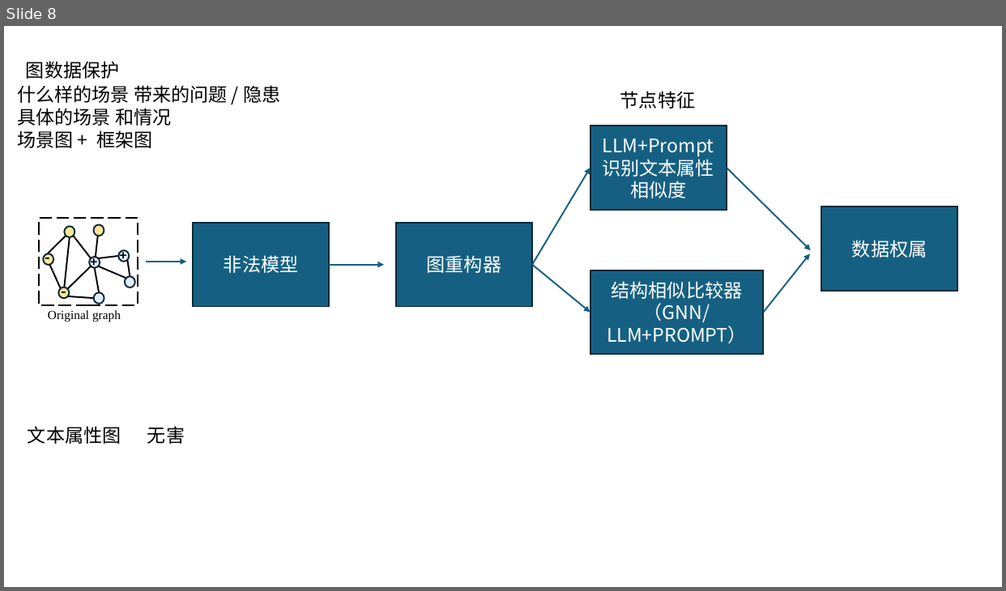
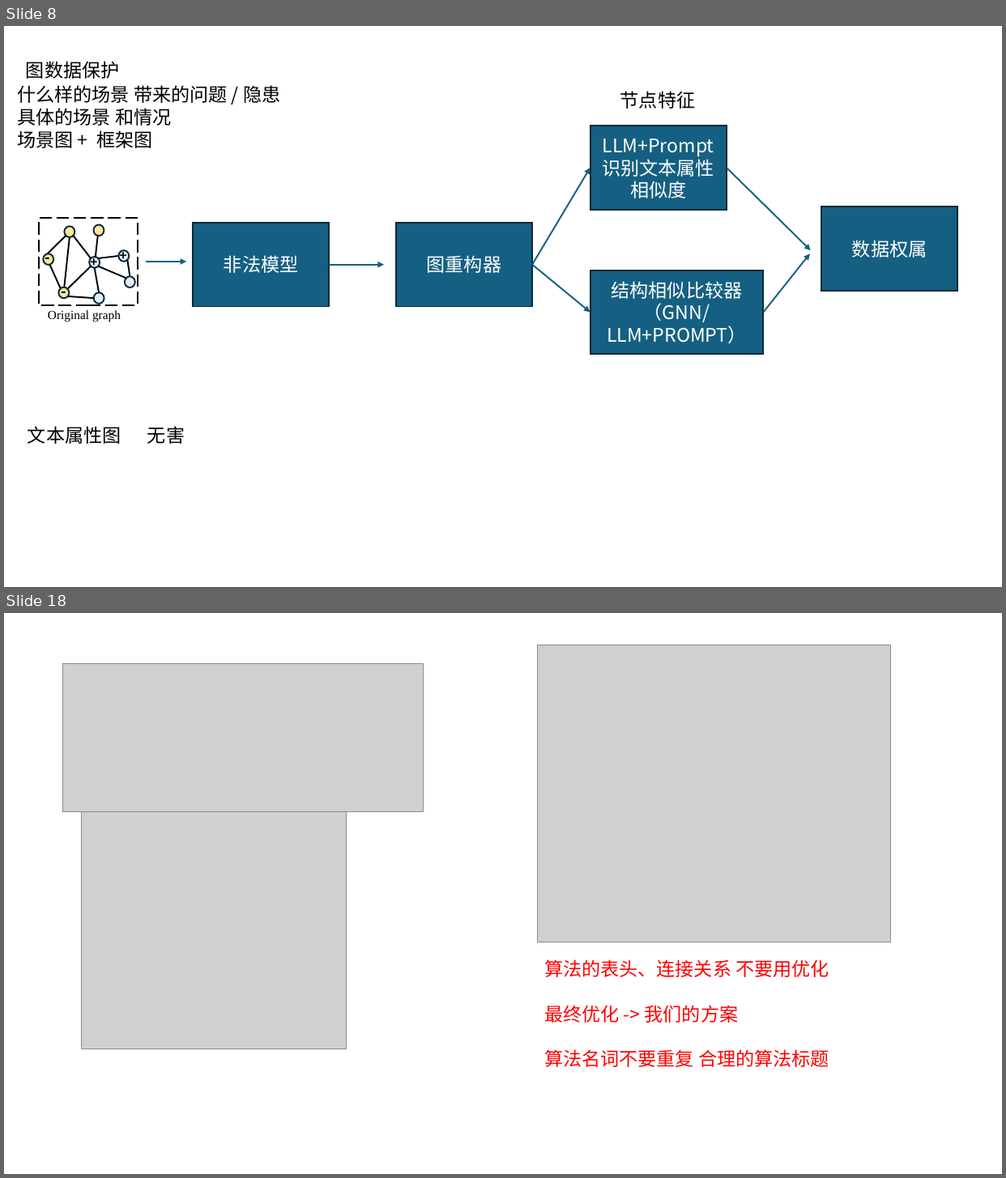
Before and after one commit to renhai1/text-graph-dov, a slide deck: 2025-08-14.pptx. Shown one above the other, each under a label of ours: slide 8 before the commit, slides 8 and 18 after it; the slides between them are not shown. The pictures are 1006x591 and 1006x1178 pixels, drawn with LibreOffice and Linux fonts; fonts in the diff are those of the drawing; grey boxes stand for pictures. Boxes give left, top, right and bottom in pixels: in the first picture for what was removed or moved away, otherwise in the second. Text is boxed around its words. In the diff, an @@ line names an element or a change of style, - is before the commit and + after.

```diff
--- a/2025-08-14.pptx
+++ b/2025-08-14.pptx
@@ slide 18 added at (4, 613, 1002, 1174), background #FFFFFF @@
@@ picture added at (537, 645, 891, 943) @@
@@ picture added at (62, 663, 424, 811) @@
@@ picture added at (81, 812, 346, 1050) @@
@@ text added at (544, 960, 829, 1067), 18 pt, text #FF0000 @@
+算法的表头、连接关系 不要用优化
+最终优化 -> 我们的方案
+算法名词不要重复 合理的算法标题
```
Also in this commit, not shown: 5 slides changed, 13 other slides added.
